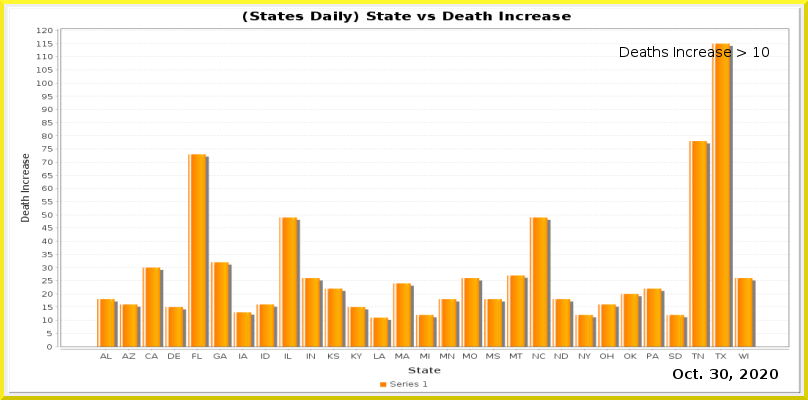
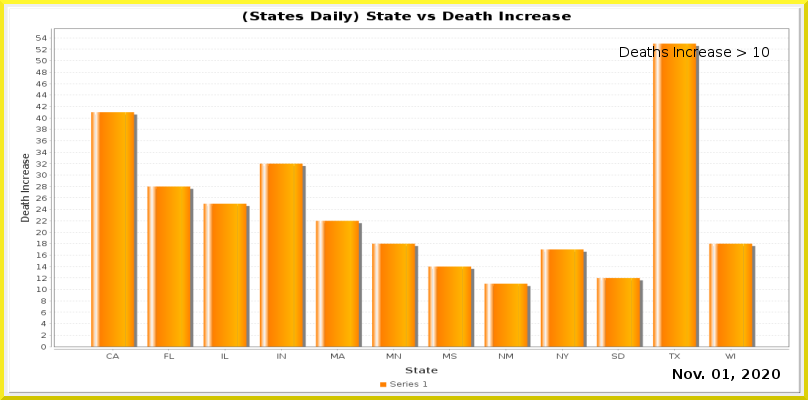
The second 808 x 400 image is a revision of the first. Changes to its layers:
painted on "Current Date" over [673, 369, 780, 381]
painted on "Date_vs_TestIncrease.png" over [36, 27, 789, 374]
